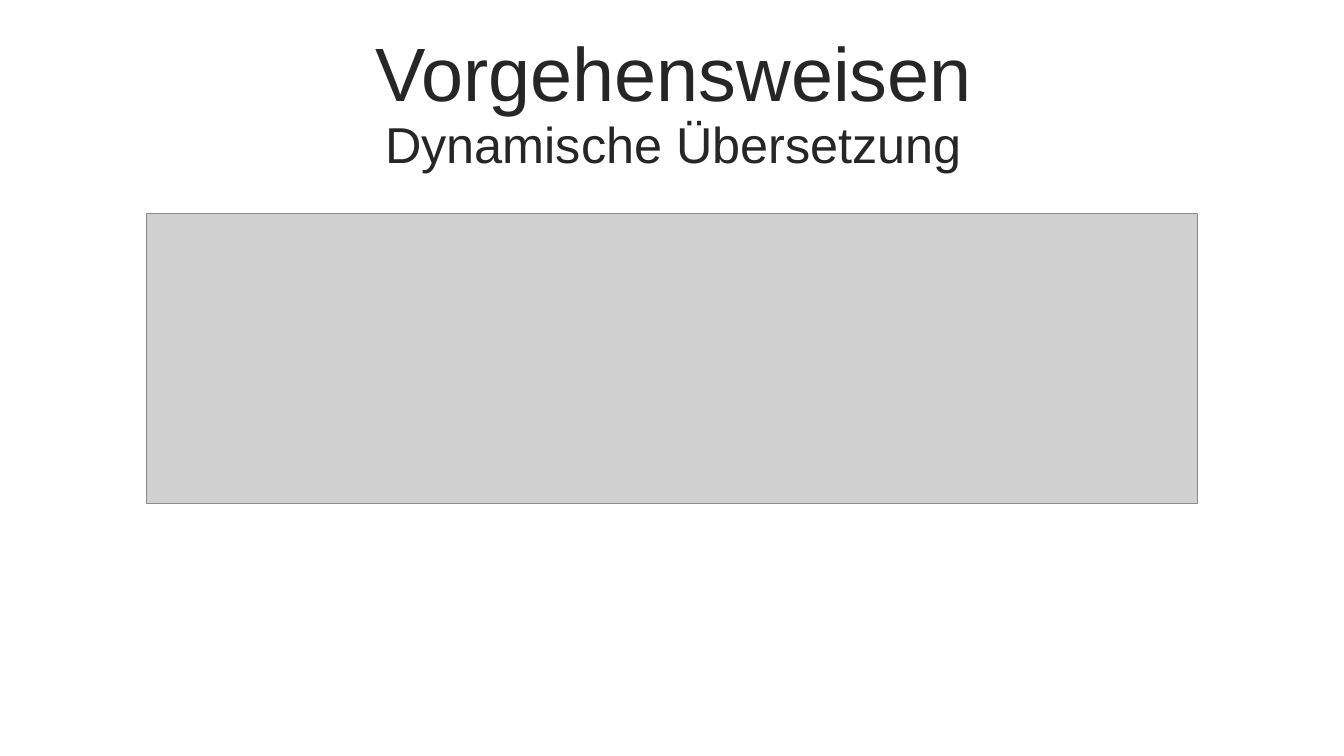
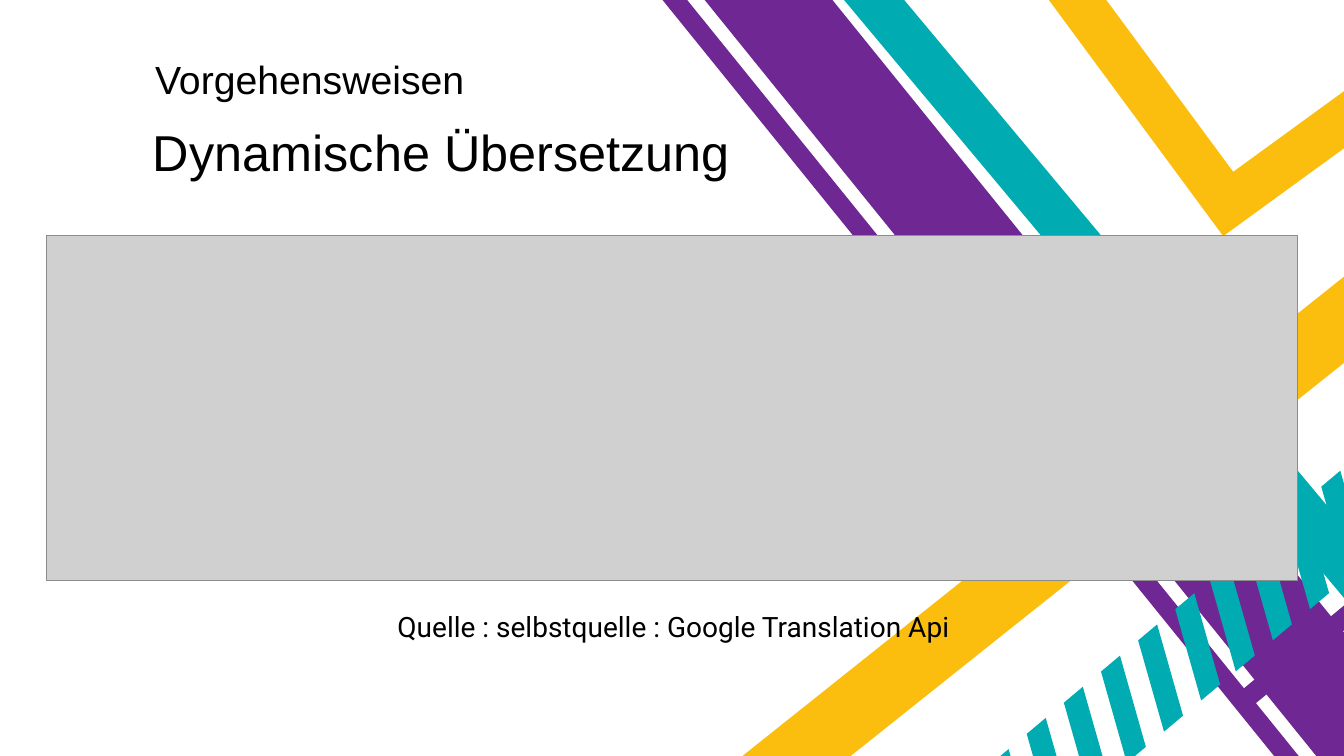
Before and after one commit to Eyssamsh/gui, a slide deck: slide 13 of guiProjekt/downloads/Final Präsentation Mehrsprachigkeit.pptx (slide 14 before the commit). Drawn at 1344x756 pixels with LibreOffice and Linux fonts; fonts in the diff are those of the drawing; grey boxes stand for pictures. Boxes give left, top, right and bottom in pixels: in the first picture for what was removed or moved away, otherwise in the second. Text is boxed around its words. In the diff, an @@ line names an element or a change of style, - is before the commit and + after.

```diff
--- a/guiProjekt/downloads/Final Präsentation Mehrsprachigkeit.pptx
+++ b/guiProjekt/downloads/Final Präsentation Mehrsprachigkeit.pptx
@@ freeform shape added at [663,0,1299,756], fill #6F2893 @@
@@ freeform shape added at [704,0,1344,756], fill #6F2893 @@
@@ freeform shape added at [844,0,1344,598], fill #00ACB2 @@
@@ freeform shape added at [1050,0,1344,237], fill #FCBE0E @@
@@ text "Vorgehensweisen": place and size @@
-text "Vorgehensweisen" at [375,46,972,115]
+text "Vorgehensweisen" at [155,65,464,102]
@@ text "Vorgehensweisen" at [155,65,464,102]: size 54 to 28 pt, text colour #262626 to #000000; vertical alignment middle to top @@
@@ text "Dynamische Übersetzung": place and size @@
-text "Dynamische Übersetzung" at [385,123,962,173]
+text "Dynamische Übersetzung" at [153,131,730,181]
@@ text "Dynamische Übersetzung" at [153,131,730,181]: text colour #262626 to #000000 @@
@@ picture: place and size @@
-picture at [146,214,1198,504]
+picture at [46,235,1299,581]
@@ freeform shape added at [743,272,1344,756], fill #FCBE0E @@
@@ freeform shape added at [1000,472,1344,756], fill #00ACB2 @@
@@ text added at [397,611,949,644], 20 pt, text #000000 @@
+Quelle : selbstquelle : Google Translation Api
@@ freeform shape added at [1232,606,1344,714], fill #6F2893 @@
@@ freeform shape added at [1296,656,1344,756], fill #6F2893 @@
```
Also in this commit, not shown: 9 other slides changed, 2 slides added, 4 slides removed.
